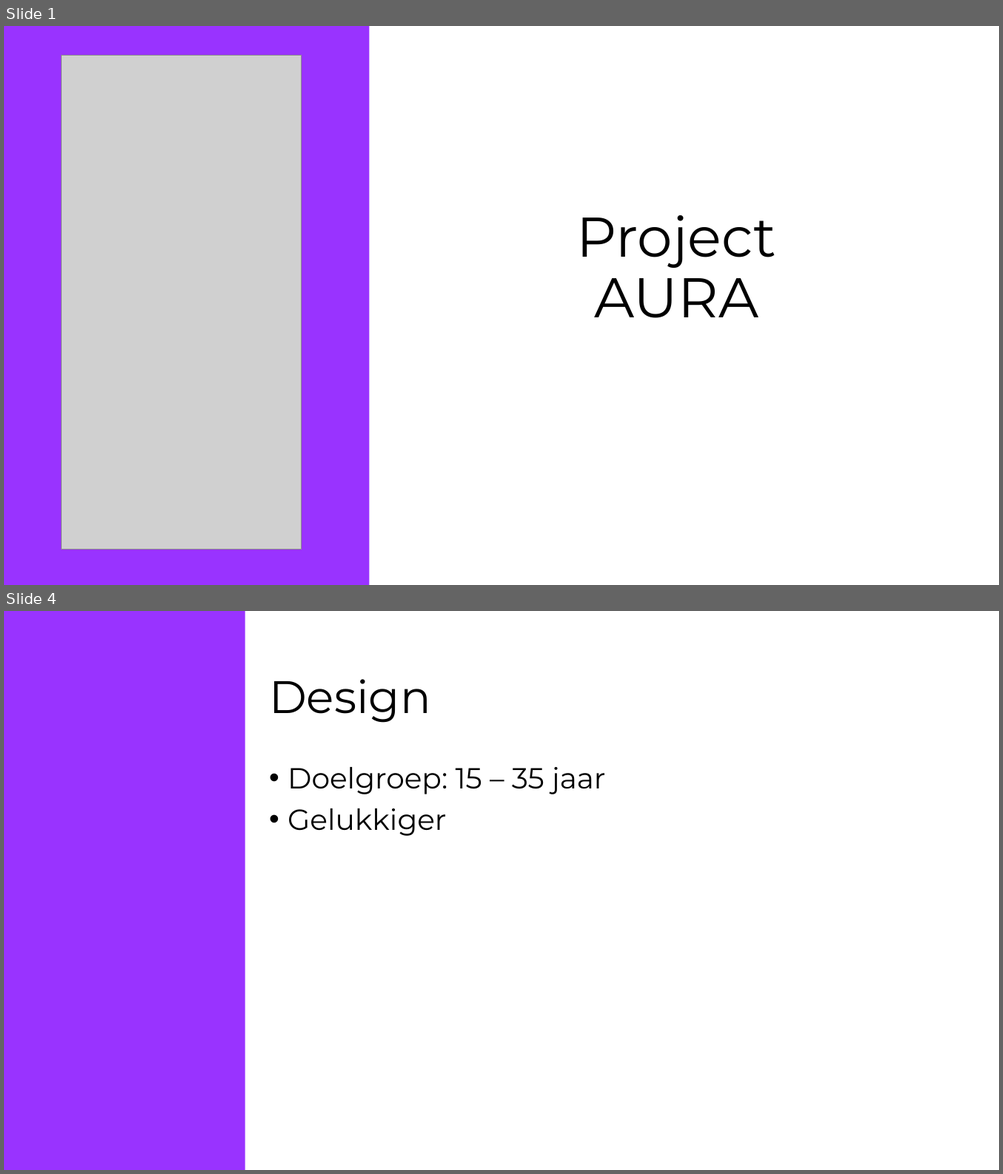
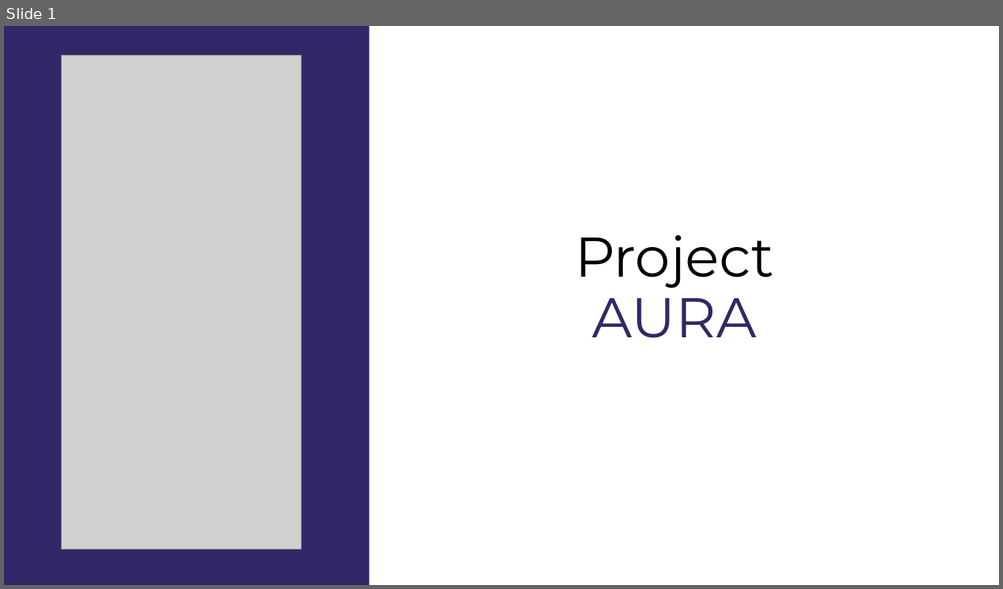
Before and after one commit to gdmgent-1819-mobdev2/positive-design-project-aura, a slide deck: research/AURA.pptx. Shown one above the other, each under a label of ours: slides 1 and 4 before the commit, slide 1 after it; the slides between them are not shown. The pictures are 1003x1174 and 1003x589 pixels, drawn with LibreOffice and Linux fonts; fonts in the diff are those of the drawing; grey boxes stand for pictures. Boxes give left, top, right and bottom in pixels: in the first picture for what was removed or moved away, otherwise in the second. Text is boxed around its words. In the diff, an @@ line names an element or a change of style, - is before the commit and + after.

```diff
--- a/research/AURA.pptx
+++ b/research/AURA.pptx
@@ slide 4 removed at box(4, 611, 999, 1170), background #FFFFFF @@
@@ rectangle removed at box(4, 611, 246, 1170) @@
@@ title removed at box(269, 679, 431, 723) @@
-Design
@@ text removed at box(287, 767, 606, 836) @@
-• Doelgroep: 15 – 35 jaar
-• Gelukkiger
@@ slide 1 changed as well @@
@@ rectangle at box(4, 26, 370, 585): fill #9933FF to #332767 @@
@@ title "Project AURA": place and size @@
-title "Project AURA" at box(577, 215, 776, 318)
+title "Project AURA" at box(575, 235, 774, 338)
@@ title "Project AURA" at box(575, 235, 774, 338): text colour #000000 to #332767 in "AURA" @@
```
Also in this commit, not shown: 1 other slide changed, 3 slides added, 2 other slides removed, 6 other files.
